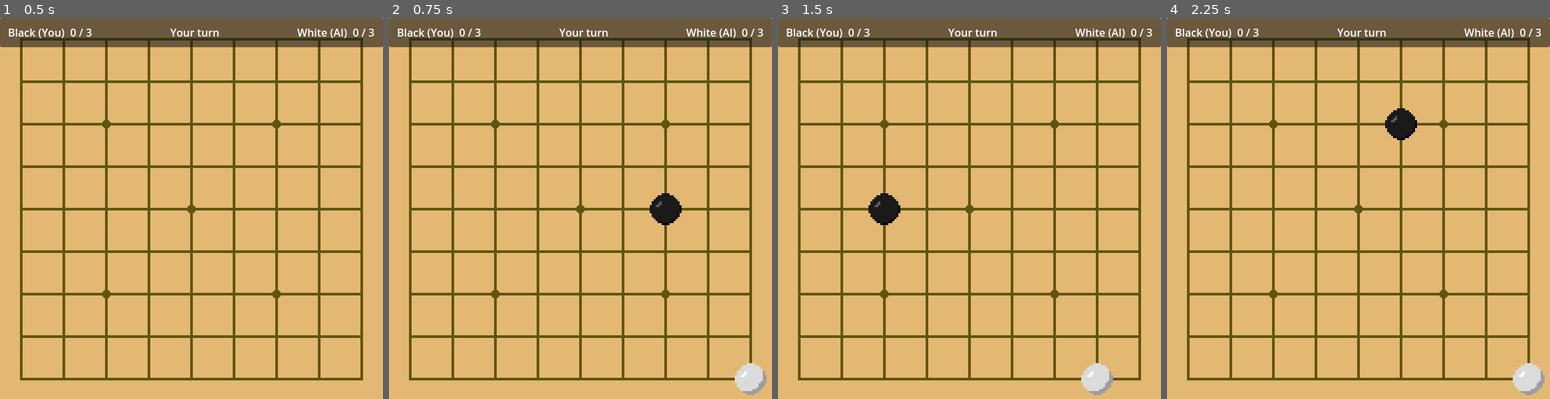
Above: before the commit, frames 1-4 (left to right).
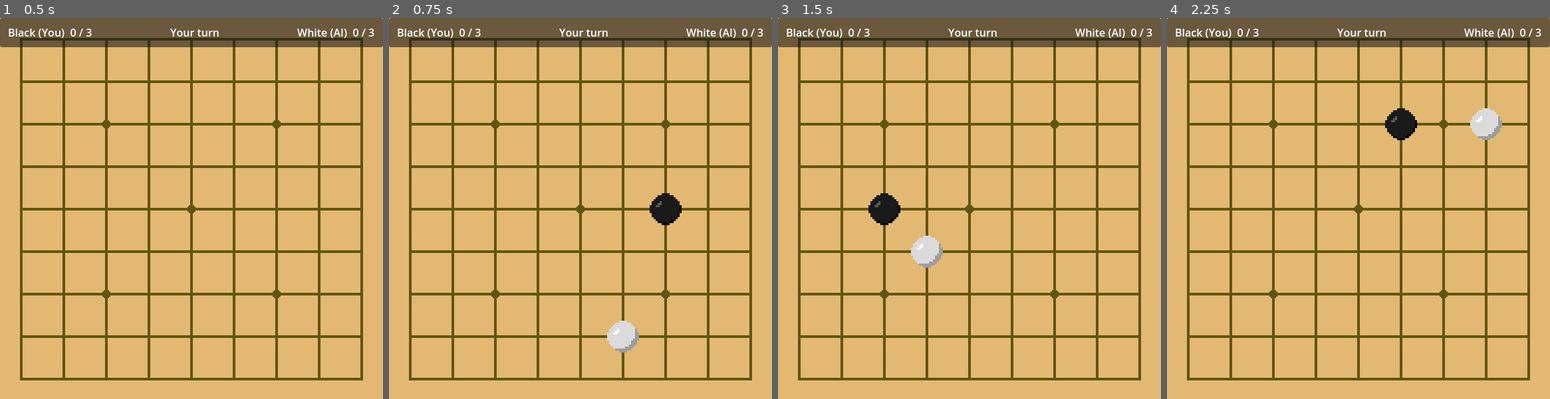
Above: after the commit, the same moments.

Repository: jxnhoongz/weiqi-gd
Game: Godot game, scene res://scenes/main.tscn
Same seed, same stepped clock (60 frames per second), same inputs: the game is played once before the commit and once after it.
Inputs (mouse positions are in pixels of both pictures, inside the frame that each line leads up to):
- Up to frame 1 (0.5 s): no input
- Up to frame 2 (0.75 s): tap Enter at 0.5 s; move the mouse to (664, 189) at 0.52 s; tap R at 0.6 s; click (664, 189) at 0.67 s
- Up to frame 3 (1.5 s): tap Space at 1.25 s; move the mouse to (892, 227) at 1.27 s; tap R at 1.35 s; click (892, 227) at 1.42 s
- Up to frame 4 (2.25 s): tap Enter at 2 s; move the mouse to (1396, 124) at 2.02 s; tap R at 2.1 s; click (1396, 124) at 2.17 s

Frame 1 is identical in both runs. In frame 2, 1.0% of the frame differs, in the area x 56-99%, y 79-99%; in frame 3, 1.0%; in frame 4, 1.0%.

Commit message:
feat: tactical HeuristicAI opponent (captures/defense/anti-self-atari)
Diagnosed MCTS playing corners: random rollouts almost never reach the
3-capture win, so ~90% are draws (no signal) -> near-random, expansion-order
biased. Replace active AI with HeuristicAI: take captures, rescue own ataris,
avoid self-atari, threaten enemy, prefer liberties. MCTS parked (documented).
41/41 GUT.

Co-Authored-By: Claude <noreply@anthropic.com>

Diff:
--- /dev/null
+++ b/scripts/ai/heuristic_ai.gd
@@ -0,0 +1,95 @@
+## Tactical Go opponent for the capture-race (first to 3 captures wins, 提3子).
+## Pure GDScript — no dependencies. Scores every legal move by simple Go tactics
+## and plays the best (random among ties). This is the active opponent.
+##
+## Priorities (high -> low):
+##   1. Capture enemy stones (it's the win condition) — biggest capture first.
+##   2. Rescue your own group(s) sitting in atari (1 liberty).
+##   3. Don't play into self-atari (handing the opponent a free capture).
+##   4. Put enemy group(s) into atari (threaten to capture next).
+##   5. Prefer moves that give your own group more liberties (healthier shape).
+class_name HeuristicAI
+extends RefCounted
+
+const NO_MOVE := Vector2i(-1, -1)
+
+const W_CAPTURE := 1000     # per captured stone
+const W_SAVE_ATARI := 300   # per own group rescued from atari
+const W_SELF_ATARI := -500  # leaving the new group on a single liberty (no capture)
+const W_ENEMY_ATARI := 120  # per enemy group newly put into atari near the move
+const W_LIBERTY := 3        # per liberty of the resulting own group
+
+static func choose_move(state: BoardState, color: int, ko_forbidden: BoardState = null) -> Vector2i:
+	var enemy := _opp(color)
+	var my_atari_before := _atari_group_count(state, color)
+	var best_score := -INF
+	var best_moves: Array[Vector2i] = []
+	for y in BoardState.SIZE:
+		for x in BoardState.SIZE:
+			if not state.is_empty(x, y):
+				continue
+			var result := GoRules.place(state, x, y, color, ko_forbidden)
+			if not result["ok"]:
+				continue
+			var rs: BoardState = result["state"]
+			var caps: int = result["captured"].size()
+			var own_group := GroupAnalysis.group_at(rs, x, y)
+			var own_libs := GroupAnalysis.count_liberties(rs, own_group)
+
+			var score := 0.0
+			score += float(W_CAPTURE * caps)
+			if caps == 0 and own_libs == 1:
+				score += W_SELF_ATARI
+			var saved := my_atari_before - _atari_group_count(rs, color)
+			if saved > 0:
+				score += float(W_SAVE_ATARI * saved)
+			score += float(W_ENEMY_ATARI * _enemy_ataris_near(rs, x, y, enemy))
+			score += float(W_LIBERTY * own_libs)
+
+			if score > best_score:
+				best_score = score
+				best_moves = [Vector2i(x, y)]
+			elif score == best_score:
+				best_moves.append(Vector2i(x, y))
+	if best_moves.is_empty():
+		return NO_MOVE
+	return best_moves[randi() % best_moves.size()]
+
+## Number of distinct `color` groups that have exactly one liberty (in atari).
+static func _atari_group_count(state: BoardState, color: int) -> int:
+	var seen := {}
+	var count := 0
+	for y in BoardState.SIZE:
+		for x in BoardState.SIZE:
+			if state.get_point(x, y) != color:
+				continue
+			var key := Vector2i(x, y)
+			if seen.has(key):
+				continue
+			var group := GroupAnalysis.group_at(state, x, y)
+			for p in group:
+				seen[p] = true
+			if GroupAnalysis.count_liberties(state, group) == 1:
+				count += 1
+	return count
+
+## Number of distinct enemy groups orthogonally adjacent to (x, y) that are now
+## in atari (exactly one liberty) — i.e. threatened by this move.
+static func _enemy_ataris_near(state: BoardState, x: int, y: int, enemy: int) -> int:
+	var seen := {}
+	var count := 0
+	for d in GroupAnalysis.NEIGHBORS:
+		var n := Vector2i(x + d.x, y + d.y)
+		if not state.in_bounds(n.x, n.y):
+			continue
+		if state.get_point(n.x, n.y) != enemy or seen.has(n):
+			continue
+		var group := GroupAnalysis.group_at(state, n.x, n.y)
+		for p in group:
+			seen[p] = true
+		if GroupAnalysis.count_liberties(state, group) == 1:
+			count += 1
+	return count
+
+static func _opp(color: int) -> int:
+	return BoardState.Point.WHITE if color == BoardState.Point.BLACK else BoardState.Point.BLACK
--- a/scripts/ai/mcts_ai.gd
+++ b/scripts/ai/mcts_ai.gd
@@ -1,3 +1,10 @@
+## PARKED / not the active AI. Kept as a tested experiment. Vanilla random-rollout
+## MCTS plays the capture-race poorly: on a 9x9 board random play almost never
+## reaches "3 captures" within the rollout depth, so ~90% of rollouts are draws
+## (no signal) and it defaults to expansion order (bottom-right corner). To revive
+## it, give it capture/atari-aware rollouts + a position evaluation (e.g. reuse
+## HeuristicAI as the rollout policy). The game uses HeuristicAI instead.
+##
 ## Monte Carlo Tree Search opponent for the capture-race (first to WIN_CAPTURES
 ## captures wins, 提3子). Pure GDScript — no external dependencies, web/itch safe.
 ## Reuses GoRules/GroupAnalysis for legality + capture resolution.
--- a/scripts/view/board_renderer.gd
+++ b/scripts/view/board_renderer.gd
@@ -136,11 +136,8 @@
 func _ai_turn() -> void:
 	if _game_over or _current_color != AI_COLOR:
 		return
-	var mv := MctsAI.choose_move(
-		_state, AI_COLOR,
-		_captures[BoardState.Point.BLACK], _captures[BoardState.Point.WHITE],
-		_prev_state)
-	if mv == MctsAI.NO_MOVE:
+	var mv := HeuristicAI.choose_move(_state, AI_COLOR, _prev_state)
+	if mv == HeuristicAI.NO_MOVE:
 		return  # no legal move for the AI; rare on 9x9
 	_apply_move(mv.x, mv.y, AI_COLOR)
 
--- /dev/null
+++ b/tests/test_heuristic_ai.gd
@@ -0,0 +1,47 @@
+extends GutTest
+
+const BLACK := BoardState.Point.BLACK
+const WHITE := BoardState.Point.WHITE
+
+func test_no_move_on_full_board() -> void:
+	var s := BoardState.empty()
+	for y in BoardState.SIZE:
+		for x in BoardState.SIZE:
+			s = s.with_point(x, y, BLACK)
+	assert_eq(HeuristicAI.choose_move(s, WHITE), HeuristicAI.NO_MOVE)
+
+func test_returns_a_legal_move() -> void:
+	var s := BoardState.empty()
+	var mv := HeuristicAI.choose_move(s, BLACK)
+	assert_ne(mv, HeuristicAI.NO_MOVE)
+	assert_true(GoRules.place(s, mv.x, mv.y, BLACK)["ok"])
+
+func test_takes_a_capture() -> void:
+	# White (0,0) in atari (black at (1,0)); (0,1) captures it.
+	var s := BoardState.empty()
+	s = s.with_point(0, 0, WHITE)
+	s = s.with_point(1, 0, BLACK)
+	var mv := HeuristicAI.choose_move(s, BLACK)
+	assert_eq(mv, Vector2i(0, 1))
+	assert_eq(GoRules.place(s, mv.x, mv.y, BLACK)["captured"].size(), 1)
+
+func test_avoids_self_atari() -> void:
+	# White at (1,0). Black at (0,0) would have a single liberty (self-atari, no
+	# capture). Many safe moves exist; the bot must not choose self-atari.
+	var s := BoardState.empty().with_point(1, 0, WHITE)
+	var mv := HeuristicAI.choose_move(s, BLACK)
+	assert_ne(mv, Vector2i(0, 0), "should not play into self-atari")
+	var rs: BoardState = GoRules.place(s, mv.x, mv.y, BLACK)["state"]
+	var libs := GroupAnalysis.count_liberties(rs, GroupAnalysis.group_at(rs, mv.x, mv.y))
+	assert_gt(libs, 1, "chosen move should leave own group with more than one liberty")
+
+func test_saves_own_group_in_atari() -> void:
+	# Black (4,4) is in atari (white at (3,4),(5,4),(4,3)); its only liberty is
+	# (4,5). No white group is capturable, so the bot must extend to (4,5) to live.
+	var s := BoardState.empty()
+	s = s.with_point(4, 4, BLACK)
+	s = s.with_point(3, 4, WHITE)
+	s = s.with_point(5, 4, WHITE)
+	s = s.with_point(4, 3, WHITE)
+	var mv := HeuristicAI.choose_move(s, BLACK)
+	assert_eq(mv, Vector2i(4, 5), "should extend to rescue the group in atari")
Not shown, added: scripts/ai/heuristic_ai.gd.uid
Not shown, added: tests/test_heuristic_ai.gd.uid
